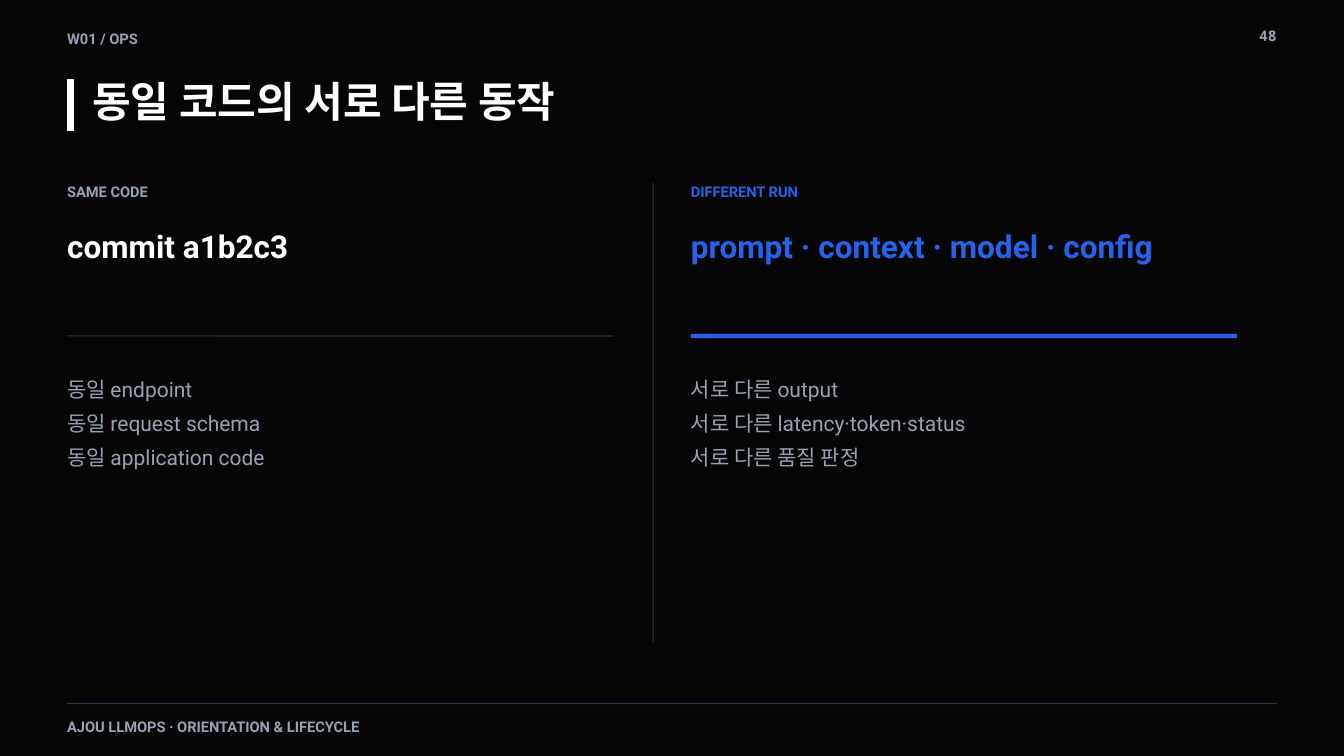
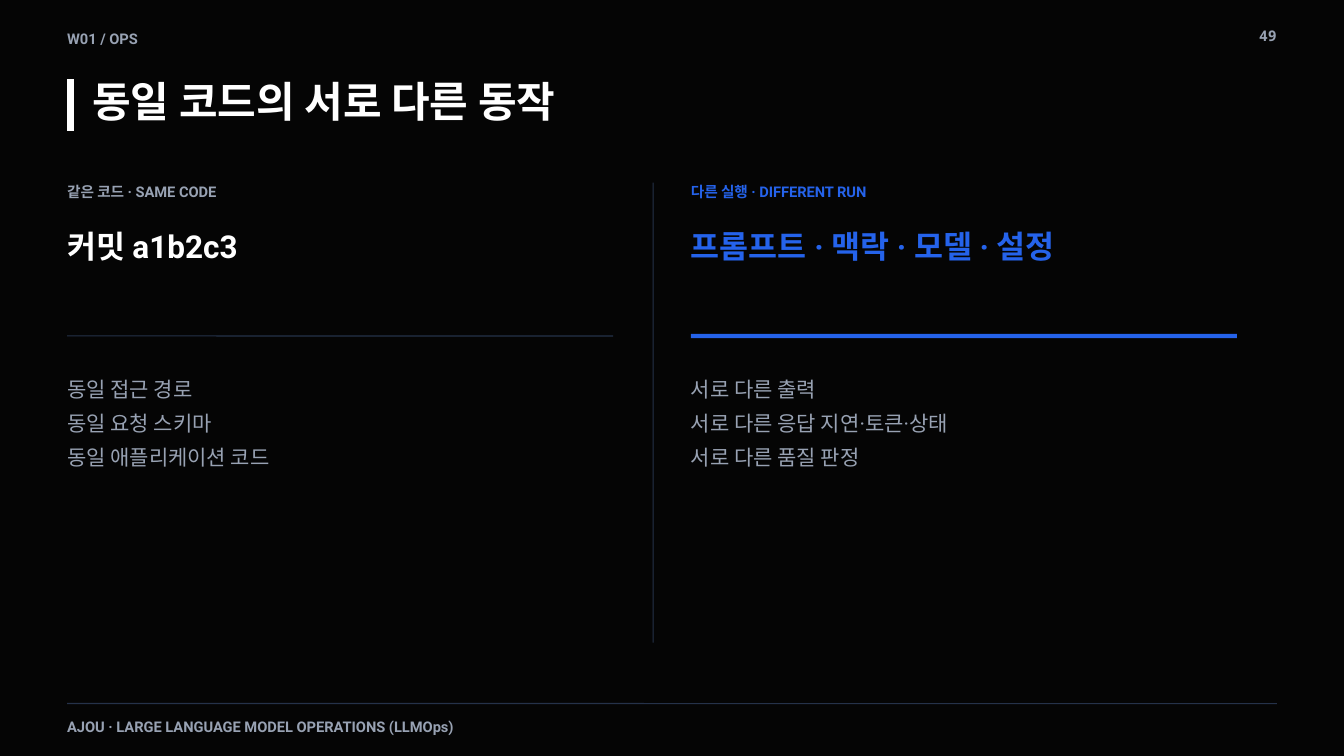
Before and after one commit to smilesjcha/llmops-16week, a slide deck: slide 49 of week01/lecture/01_week1_llmops_kickoff.pptx (slide 48 before the commit). Drawn at 1344x756 pixels with LibreOffice and Linux fonts; fonts in the diff are those of the drawing. Boxes give left, top, right and bottom in pixels: in the first picture for what was removed or moved away, otherwise in the second. Text is boxed around its words. In the diff, an @@ line names an element or a change of style, - is before the commit and + after.

```diff
--- a/week01/lecture/01_week1_llmops_kickoff.pptx
+++ b/week01/lecture/01_week1_llmops_kickoff.pptx
@@ text at <box>1259,30,1277,41</box>: text changed @@
-48
+49
@@ text at <box>67,185,216,198</box>: text changed @@
-SAME CODE
+같은 코드 · SAME CODE
@@ text at <box>691,184,866,199</box>: text changed @@
-DIFFERENT RUN
+다른 실행 · DIFFERENT RUN
@@ text at <box>67,231,237,261</box>: text changed @@
-commit a1b2c3
+커밋 a1b2c3
@@ text at <box>691,231,1055,261</box>: text changed @@
-prompt · context · model · config
+프롬프트 · 맥락 · 모델 · 설정
@@ text at <box>67,379,270,467</box>: text changed @@
-동일 endpoint
-동일 request schema
-동일 application code
+동일 접근 경로
+동일 요청 스키마
+동일 애플리케이션 코드
@@ text at <box>691,379,948,433</box>: text changed @@
-서로 다른 output
-서로 다른 latency·token·status
+서로 다른 출력
+서로 다른 응답 지연·토큰·상태
@@ text at <box>67,720,454,735</box>: text changed @@
-AJOU LLMOPS · ORIENTATION & LIFECYCLE
+AJOU · LARGE LANGUAGE MODEL OPERATIONS (LLMOps)
```
Also in this commit, not shown: 60 other slides changed, 19 slides added, 18 slides removed, 22 other files.
